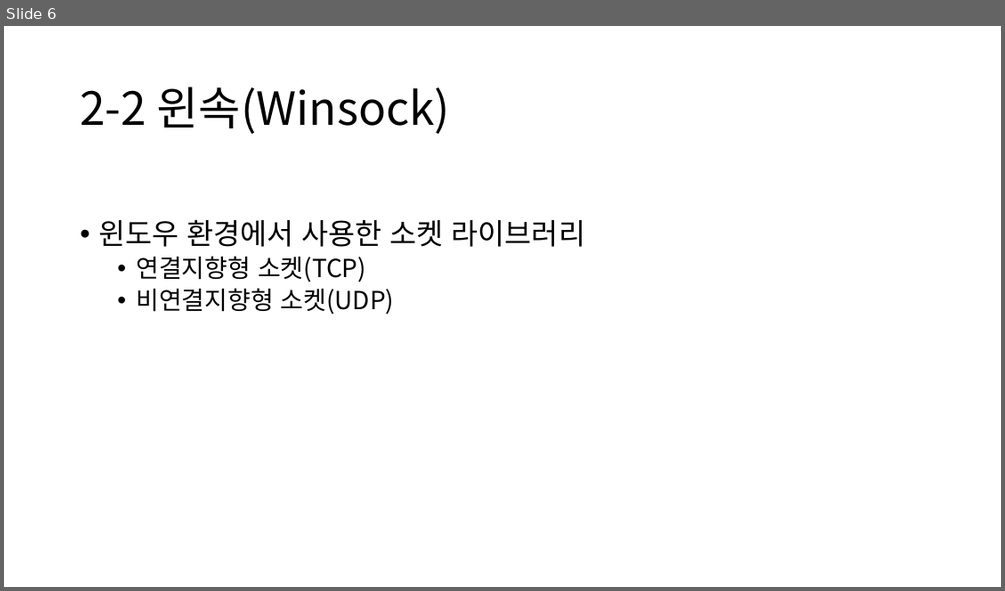
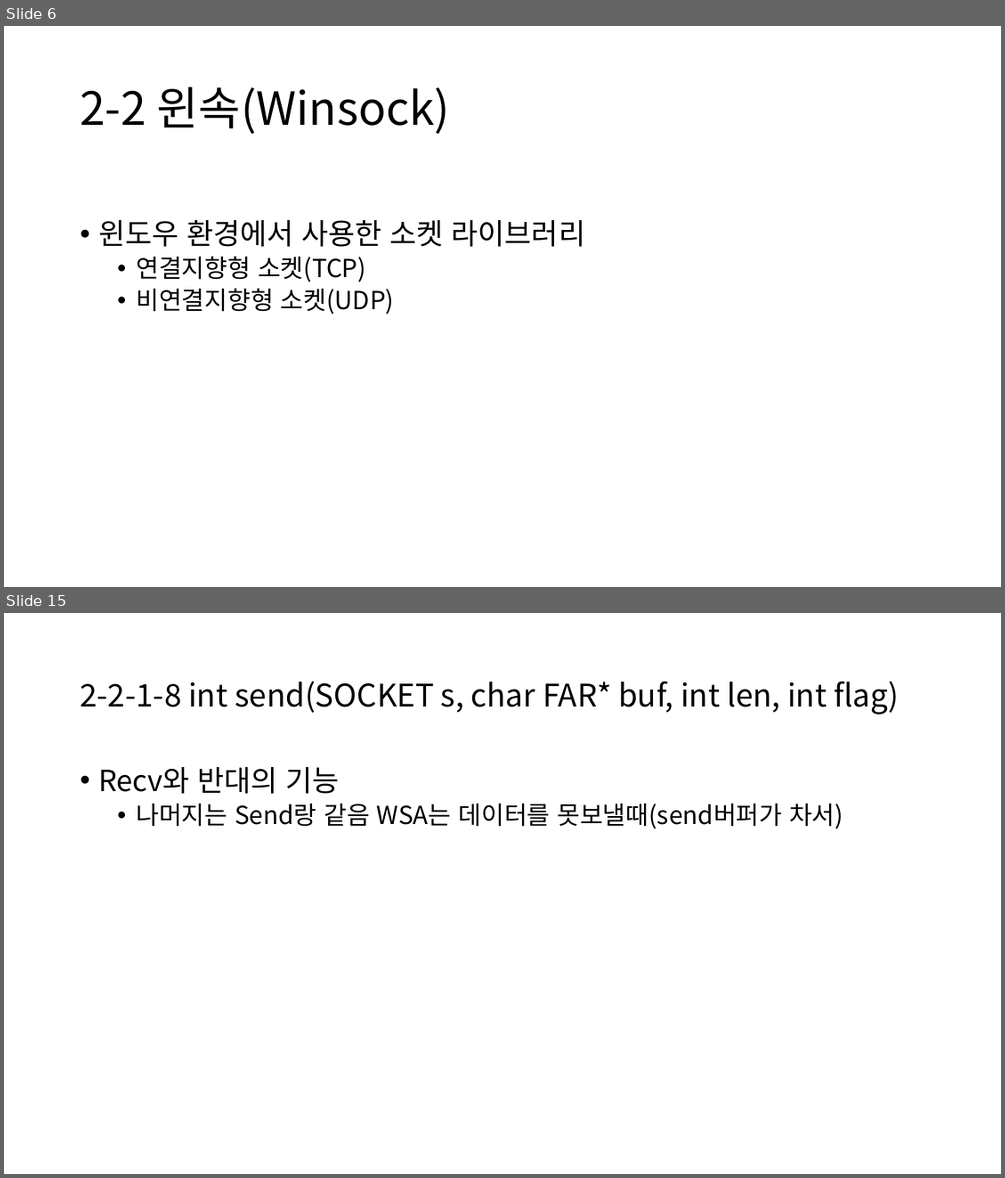
Before and after one commit to OnionLee/game_server_study, a slide deck: doc/온라인 게임 서버 - 기초편.pptx. Shown one above the other, each under a label of ours: slide 6 before the commit, slides 6 and 15 after it; the slides between them are not shown. The pictures are 1005x591 and 1005x1178 pixels, drawn with LibreOffice and Linux fonts; fonts in the diff are those of the drawing. Boxes give left, top, right and bottom in pixels: in the first picture for what was removed or moved away, otherwise in the second. Text is boxed around its words. In the diff, an @@ line names an element or a change of style, - is before the commit and + after.

```diff
--- a/doc/온라인 게임 서버 - 기초편.pptx
+++ b/doc/온라인 게임 서버 - 기초편.pptx
@@ slide 15 added at [4,613,1001,1174], background #FFFFFF @@
@@ title added at [80,681,898,714], 30 pt, text #000000 @@
+2-2-1-8 int send(SOCKET s, char FAR* buf, int len, int flag)
@@ text added at [98,767,843,829], 24 pt, text #000000 @@
+• Recv와 반대의 기능
+  • 나머지는 Send랑 같음 WSA는 데이터를 못보낼때(send버퍼가 차서)
```
Also in this commit, not shown: 3 slides changed, 13 other slides added, 12 other files.
